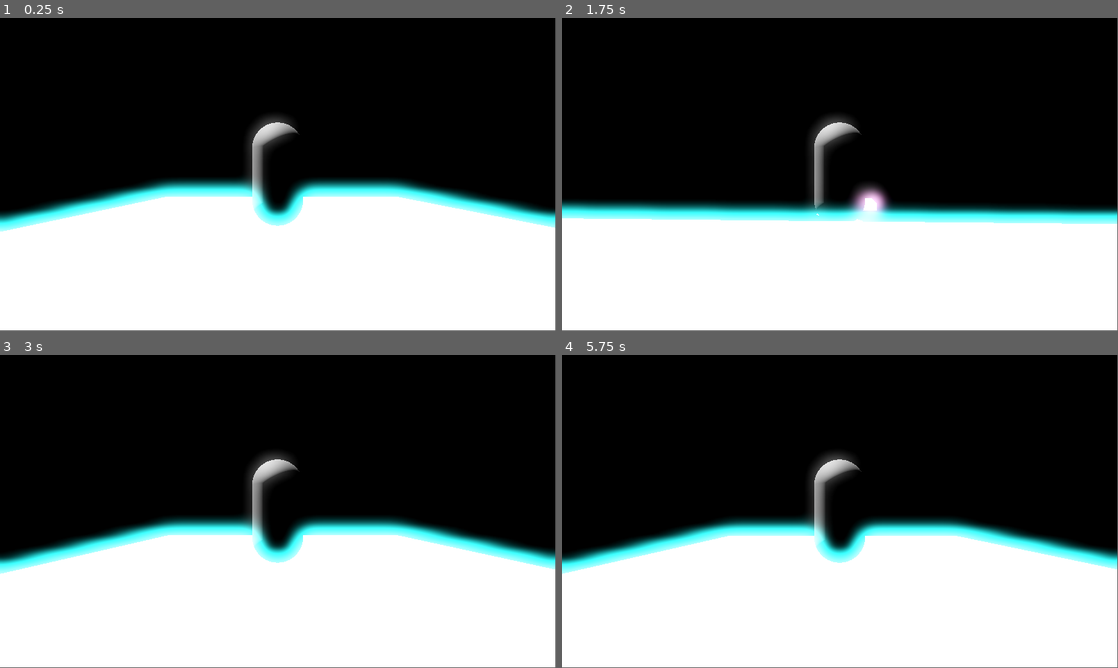
Above: before the commit, frames 1-4 (two rows, left to right).
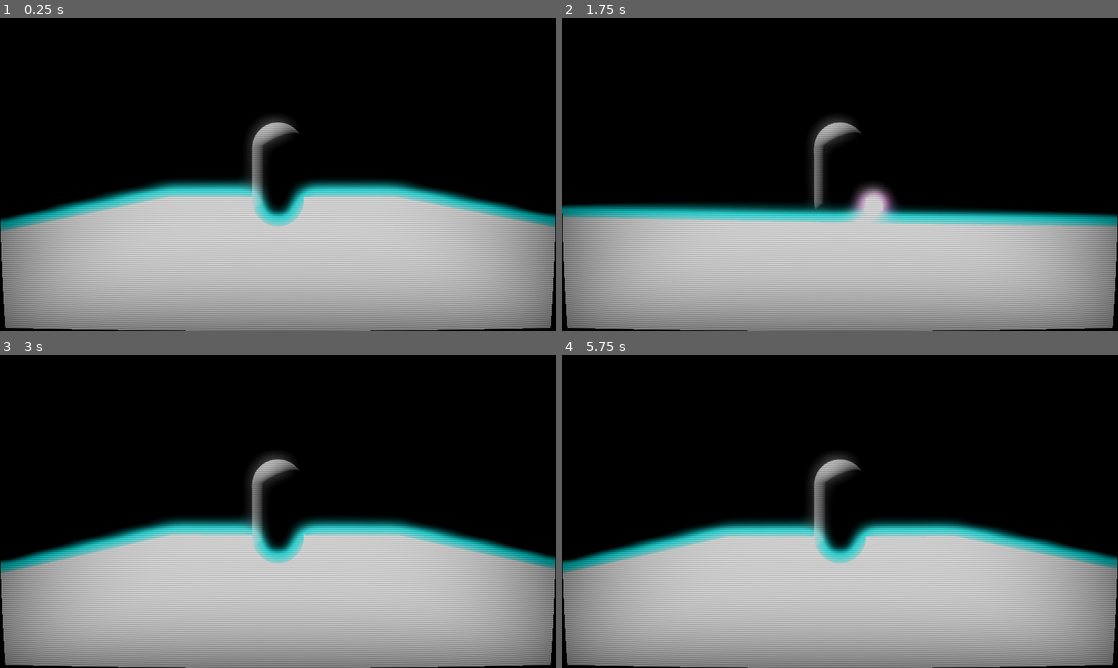
Above: after the commit, the same moments.

Repository: MartinGebske/GWJ_02_2026
Game: Godot game, scene res://scenes/test.tscn
Two runs of this game, one before a commit and one after it. Both use one fixed random seed, a clock stepped at 60 frames per second and the inputs below. Sound files missing from this copy of the repository are replaced by a short silence.
Inputs (mouse positions are in pixels of both pictures, inside the frame that each line leads up to):
- Up to frame 1 (0.25 s): no input
- Up to frame 2 (1.75 s): tap Enter (ui_accept) at 0.5, 0.77, 1.52 s; move the mouse to (867, 171) at 0.52 s; hold Up (ui_up) from 0.53 s (still down); move the mouse to (812, 174) at 1.27 s
- Up to frame 3 (3 s): keep holding Up (ui_up); move the mouse to (289, 505) at 2.02 s; move the mouse to (272, 514) at 2.77 s
- Up to frame 4 (5.75 s): keep holding Up (ui_up); tap Enter (ui_accept) at 3.02, 3.77, 4.52 s; move the mouse to (878, 514) at 3.52 s; move the mouse to (795, 508) at 4.27 s; move the mouse to (845, 511) at 5.02 s
In our replay, the window is 799x449 before the commit and 800x450 after it. These sizes can differ from the game's own. Grey fills any space a smaller window leaves; there, only what the larger window draws over its background counts as a difference.

The runs differ from the first frame. In frame 1, 44% of the frame differs, in the area x 0-100%, y 33-100%; in frame 2, 41%; in frame 3, 43%; in frame 4, 43%.

Commit message:
Add Scanline Shader

Diff:
--- a/project.godot
+++ b/project.godot
@@ -14,6 +14,13 @@
 run/main_scene="res://scenes/test.tscn"
 config/features=PackedStringArray("4.5", "Forward Plus")
 config/icon="res://icon.svg"
+
+[display]
+
+window/size/viewport_width=1920
+window/size/viewport_height=1080
+window/size/mode=3
+window/stretch/mode="viewport"
 
 [global_group]
 
@@ -54,3 +61,7 @@
 , Object(InputEventKey,"resource_local_to_scene":false,"resource_name":"","device":-1,"window_id":0,"alt_pressed":false …(183 unchanged characters)…
 ]
 }
+
+[rendering]
+
+anti_aliasing/quality/msaa_3d=2
--- a/scenes/test.tscn
+++ b/scenes/test.tscn
@@ -11,6 +11,7 @@
 [ext_resource type="Script" uid="uid://dysjw7o844sko" path="res://scripts/rhythm.gd" id="8_jcd4p"]
 [ext_resource type="AudioStream" uid="uid://d0jkuqqors2i7" path="res://music/Metal-Death-ORJ014301.mp3" id="9_ghpyy"]
 [ext_resource type="AudioStream" uid="uid://dxx0tkolq8rii" path="res://music/Upswing-DNT012901.mp3" id="10_44saj"]
+[ext_resource type="Shader" uid="uid://b36js7sutwcqv" path="res://shaders/crt_scanlines.gdshader" id="12_ghpyy"]
 
 [sub_resource type="ProceduralSkyMaterial" id="ProceduralSkyMaterial_bl13t"]
 sky_horizon_color = Color(0.66224277, 0.6717428, 0.6867428, 1)
@@ -36,6 +37,15 @@
 fog_light_color = Color(0, 0, 0, 1)
 volumetric_fog_density = 0.193
 volumetric_fog_albedo = Color(0.00184107, 0.0018410678, 0.0018410678, 1)
+
+[sub_resource type="ShaderMaterial" id="ShaderMaterial_44saj"]
+shader = ExtResource("12_ghpyy")
+shader_parameter/blur = 0.1
+shader_parameter/vignette_multiplier = 1.0
+
+[sub_resource type="QuadMesh" id="QuadMesh_7mbro"]
+size = Vector2(1920, 1080)
+center_offset = Vector3(960, 540, 0)
 
 [node name="Main" type="Node3D"]
 
@@ -78,6 +88,12 @@
 stream = ExtResource("1_lpvoh")
 autoplay = true
 
+[node name="CanvasLayer" type="CanvasLayer" parent="."]
+
+[node name="MeshInstance2D" type="MeshInstance2D" parent="CanvasLayer"]
+material = SubResource("ShaderMaterial_44saj")
+mesh = SubResource("QuadMesh_7mbro")
+
 [connection signal="game_start" from="Player" to="Spectrum" method="_on_player_game_start"]
 [connection signal="player_fell" from="Deadzone" to="Spectrum" method="_on_deadzone_player_fell"]
 [connection signal="beat" from="Music/RhythmNotifier" to="Spectrum" method="_on_rhythm_notifier_beat"]
--- /dev/null
+++ b/shaders/crt_scanlines.gdshader
@@ -0,0 +1,32 @@
+shader_type canvas_item;
+render_mode unshaded, skip_vertex_transform;
+
+uniform sampler2D screen_texture : hint_screen_texture, filter_linear_mipmap;
+
+uniform float blur = 0.1;
+uniform float vignette_multiplier = 2.0;
+
+// 7 is a decent number. 2 would be extremely distorted
+const float curvature = 7.0;
+
+
+
+void fragment() {
+	// Distortion of the screen
+	vec2 centerd_uv = SCREEN_UV * 2.0 - 1.0;
+	vec2 uv_offset = centerd_uv.yx / curvature;
+	vec2 warped_uv = centerd_uv + centerd_uv * uv_offset * uv_offset;
+	vec3 cutoff = vec3(step(abs(warped_uv.x),1.0) * step(abs(warped_uv.y), 1.0));
+
+	// Scanlines
+	float screen_height = 1.0 / SCREEN_PIXEL_SIZE.y;
+	vec3 scanlines = vec3(sin(2.0 * warped_uv.y * screen_height) * 0.1 + 0.8);
+
+	// vignette
+	vec3 vignette = vec3(length(pow(abs(centerd_uv), vec2(4.0)) / 3.0));
+
+	vec3 screen_color = textureLod(screen_texture, (warped_uv + 1.0) / 2.0, blur).rgb * cutoff * scanlines;
+	screen_color -= vignette * vignette_multiplier;
+
+	COLOR = vec4(screen_color, 1.0);
+}
Binary file added: fonts/Megrim-Regular.ttf
Not shown, added: fonts/Megrim-Regular.ttf.import
Binary file added: fonts/Orbitron-VariableFont_wght.ttf
Not shown, added: fonts/Orbitron-VariableFont_wght.ttf.import
Not shown: 1 places in scenes/test.tscn that only renumber resources
Not shown, added: shaders/crt_scanlines.gdshader.uid
